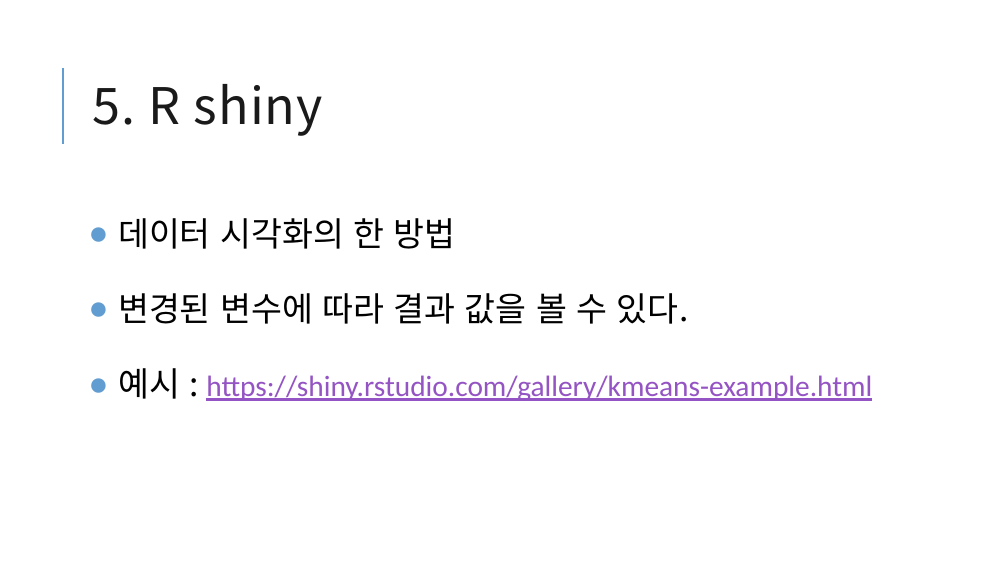
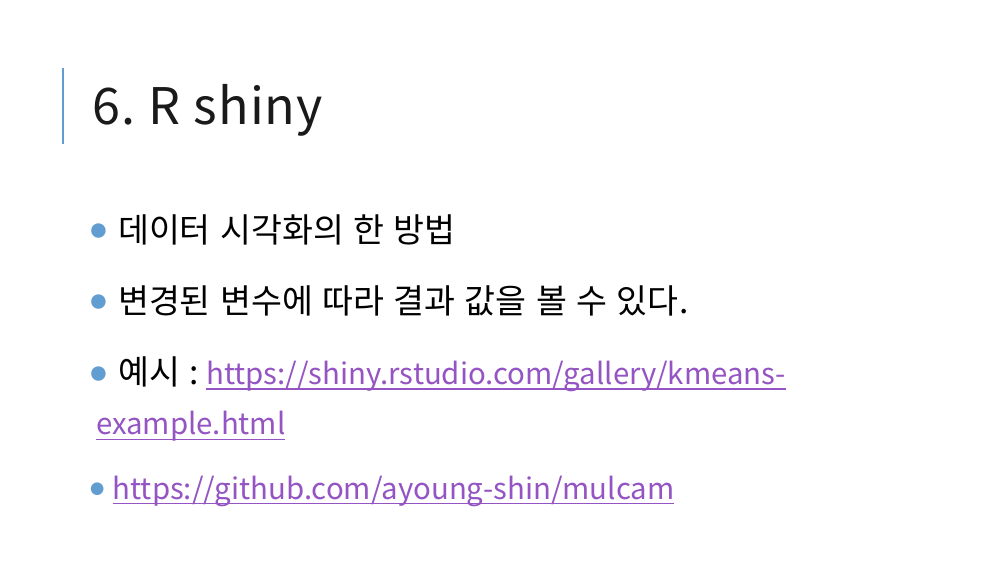
Before and after one commit to ayoung-shin/mulcam, a slide deck: slide 14 of wordcloud/first_project(wordcloud).pptx. Drawn at 1008x567 pixels with LibreOffice and Linux fonts; fonts in the diff are those of the drawing. Boxes give left, top, right and bottom in pixels: in the first picture for what was removed or moved away, otherwise in the second. Text is boxed around its words. In the diff, an @@ line names an element or a change of style, - is before the commit and + after.

```diff
--- a/wordcloud/first_project(wordcloud).pptx
+++ b/wordcloud/first_project(wordcloud).pptx
@@ title at (92,84,323,136): text changed @@
-5. R shiny
+6. R shiny
@@ text at (96,214,785,441): font Calibri to Noto Sans CJK KR in "https://shiny.rstudio.com/gallery/kmeans-example.html"; line spacing 1.5 to 1.4 @@
@@ text at (113,475,675,507): paragraph added @@
+● https://github.com/ayoung-shin/mulcam
```
Also in this commit, not shown: 1 slide added, 2 slides removed.
